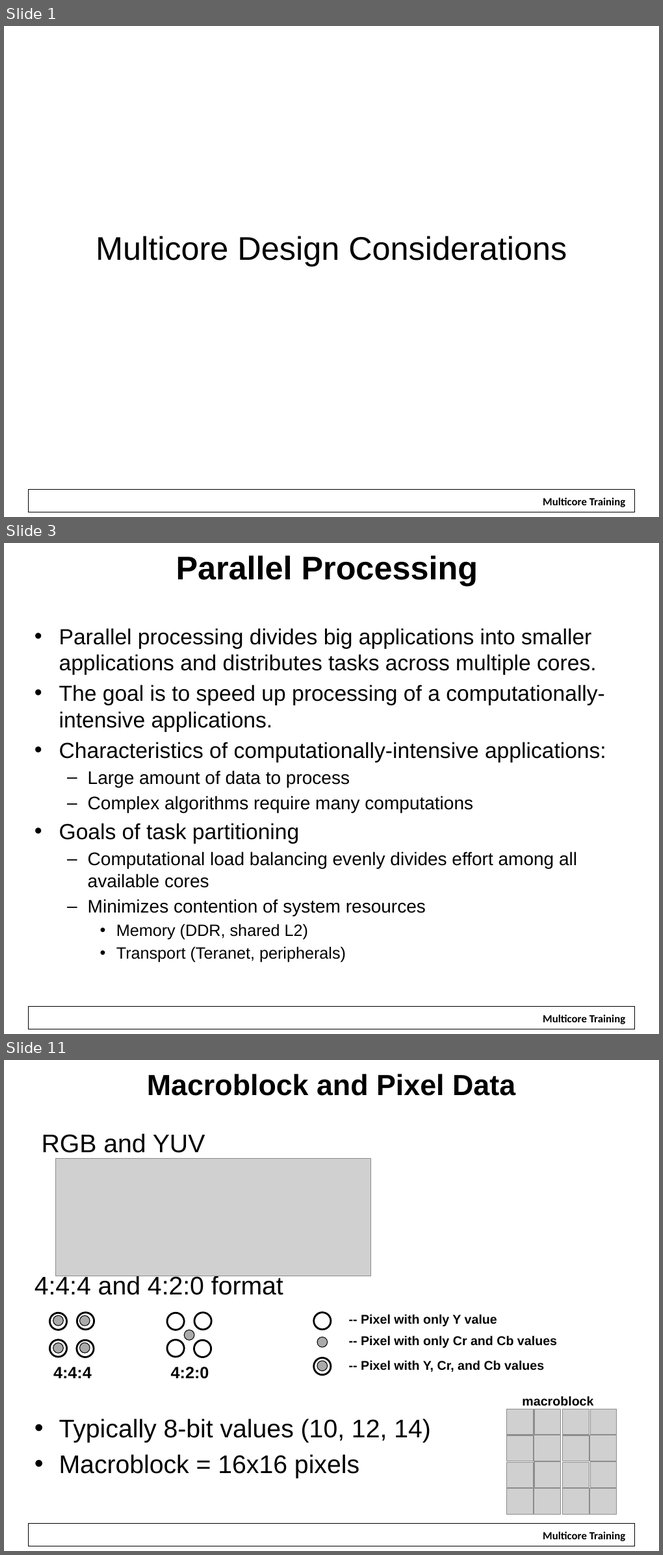
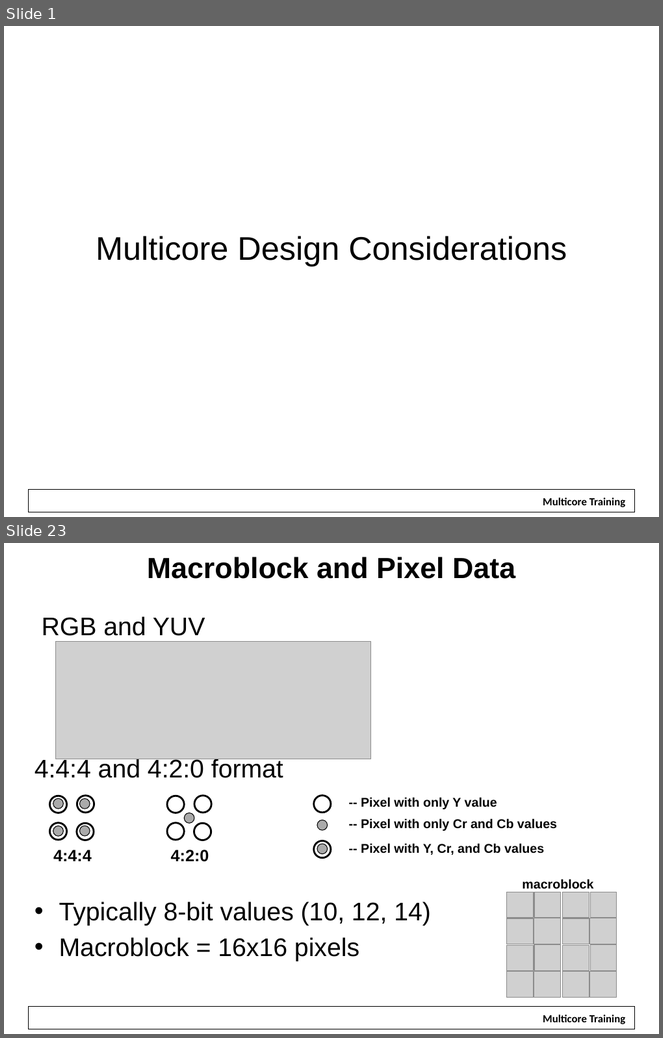
Before and after one commit to hari1989/keystone-workshop, a slide deck: slides/Multicore Design.pptx. Shown one above the other, each under a label of ours: slides 1, 3 and 11 before the commit, slides 1 and 23 after it; the slides between them are not shown. The pictures are 663x1555 and 663x1038 pixels, drawn with LibreOffice and Linux fonts; fonts in the diff are those of the drawing; grey boxes stand for pictures; background and template pictures are left out. Boxes give left, top, right and bottom in pixels: in the first picture for what was removed or moved away, otherwise in the second. Text is boxed around its words. In the diff, an @@ line names an element or a change of style, - is before the commit and + after.

```diff
--- a/slides/Multicore Design.pptx
+++ b/slides/Multicore Design.pptx
@@ slide 3 removed at <box>4,543,659,1034</box>, background #FFFFFF; not listed: 2 template elements that a slide beside it also shows @@
@@ title removed at <box>176,555,478,586</box> @@
-Parallel Processing
@@ text removed at <box>59,628,607,963</box> @@
-• Parallel processing divides big applications into smaller applications and distributes tasks across multiple cores.
-• The goal is to speed up processing of a computationally-intensive applications.
-• Characteristics of computationally-intensive applications:
-  – Large amount of data to process
-  – Complex algorithms require many computations
-• Goals of task partitioning
-  – Computational load balancing evenly divides effort among all available cores
-  – Minimizes contention of system resources
-    • Memory (DDR, shared L2)
-    • Transport (Teranet, peripherals)
@@ what was slide 11 is now slide 23 @@
```
Also in this commit, not shown: 7 slides changed, 36 slides added, 4 other slides removed.
